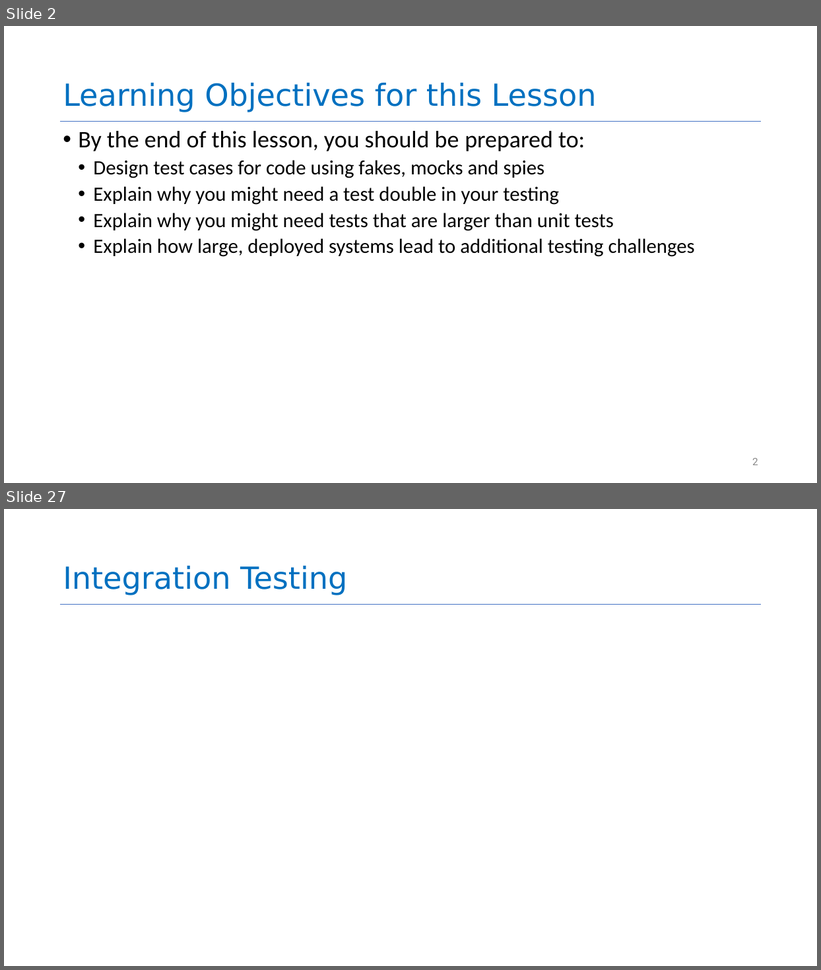
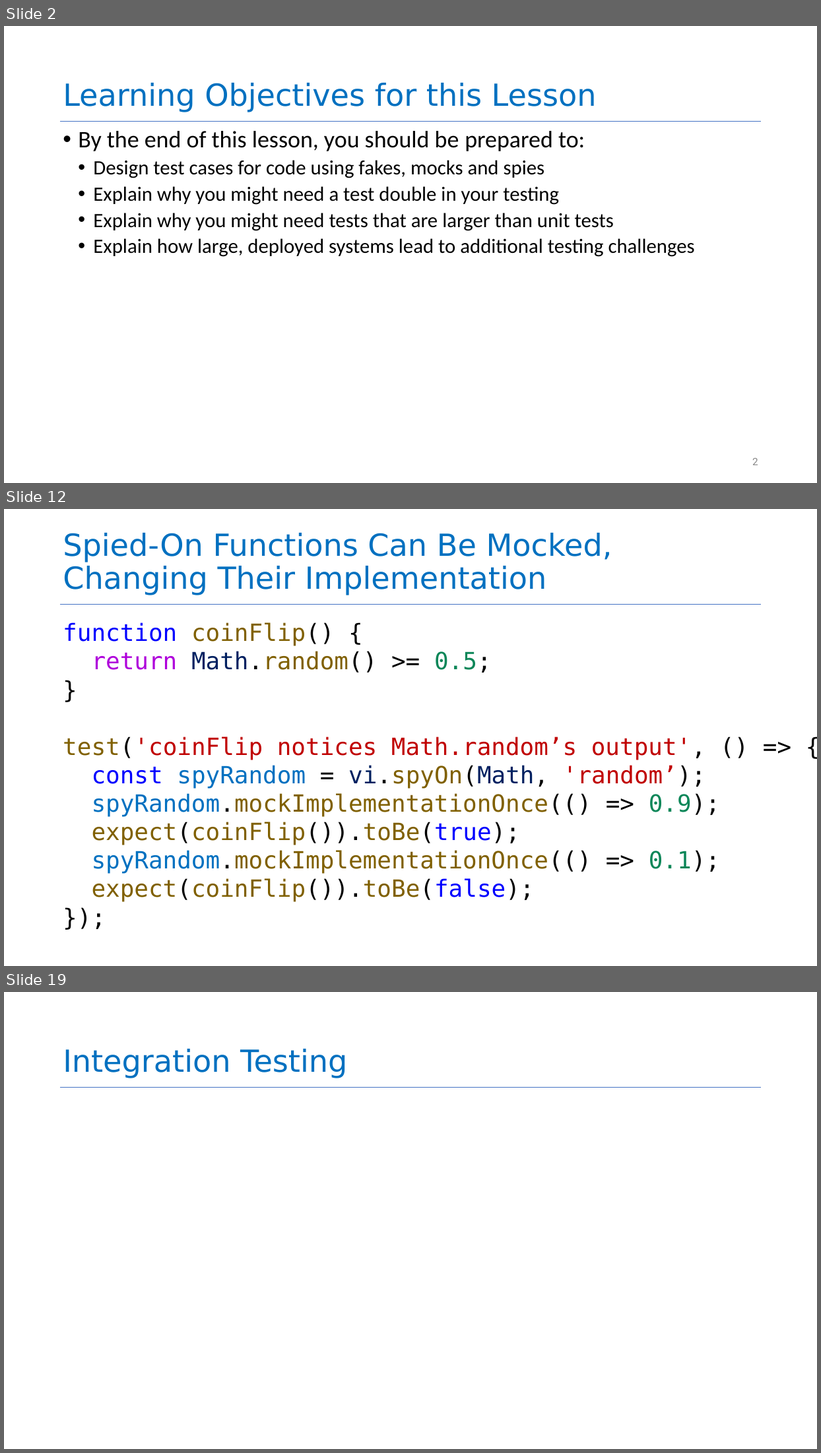
Before and after one commit to neu-se/CS4530-Spring-2026, a slide deck: Slides/Module 10 Testing Larger Things.pptx. Shown one above the other, each under a label of ours: slides 2 and 27 before the commit, slides 2, 12 and 19 after it; the slides between them are not shown. The pictures are 821x970 and 821x1453 pixels, drawn with LibreOffice and Linux fonts; fonts in the diff are those of the drawing. Boxes give left, top, right and bottom in pixels: in the first picture for what was removed or moved away, otherwise in the second. Text is boxed around its words. In the diff, an @@ line names an element or a change of style, - is before the commit and + after.

```diff
--- a/Slides/Module 10 Testing Larger Things.pptx
+++ b/Slides/Module 10 Testing Larger Things.pptx
@@ slide 12 added at (4,509,817,966), background #FFFFFF; not listed: 1 template element that a slide beside it also shows @@
@@ title added at (63,533,613,595), 72 pt, text #0070C0 @@
+Spied-On Functions Can Be Mocked, Changing Their Implementation
@@ text added at (63,623,720,902), 56 pt, text #806000 @@
+function coinFlip() {
+return Math.random() >= 0.5;
+}
+test('coinFlip notices Math.random’s output', () => {
+const spyRandom = vi.spyOn(Math, 'random’);
+spyRandom.mockImplementationOnce(() => 0.9);
+expect(coinFlip()).toBe(true);
+spyRandom.mockImplementationOnce(() => 0.1);
+expect(coinFlip()).toBe(false);
+});
@@ what was slide 27 is now slide 19 @@
```
Also in this commit, not shown: 24 slides changed, 18 other slides added, 2 other files.
